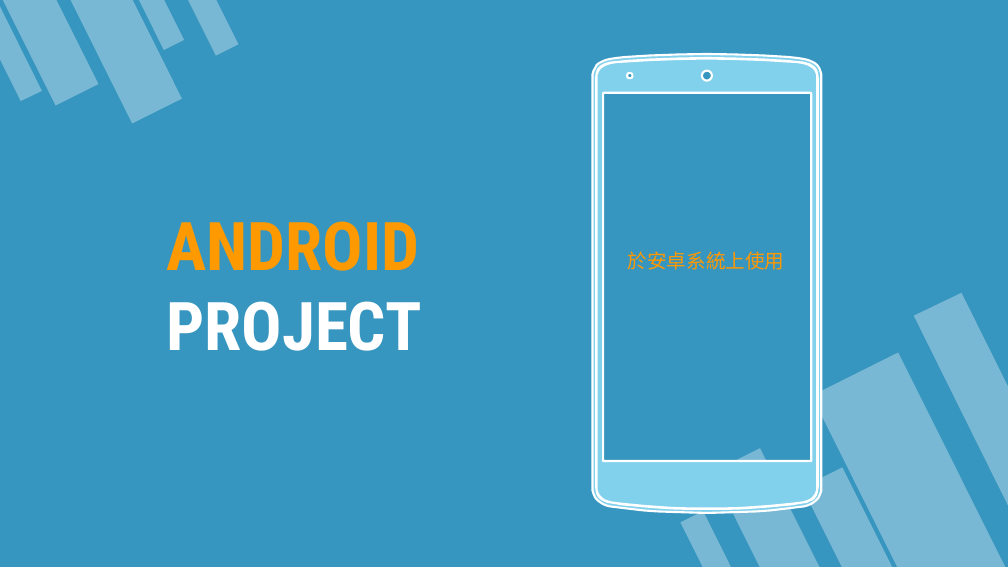
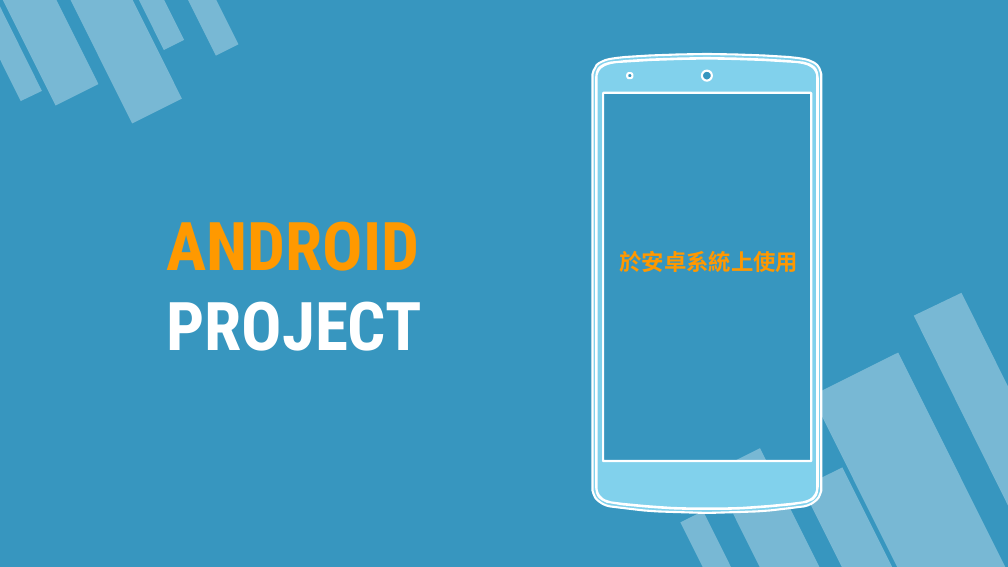
Before and after one commit to 3mtpeak/---1125, a slide deck: slide 12 of 黑克松簡報.pptx. Drawn at 1008x567 pixels with LibreOffice and Linux fonts; fonts in the diff are those of the drawing. Boxes give left, top, right and bottom in pixels: in the first picture for what was removed or moved away, otherwise in the second. Text is boxed around its words. In the diff, an @@ line names an element or a change of style, - is before the commit and + after.

```diff
--- a/黑克松簡報.pptx
+++ b/黑克松簡報.pptx
@@ text "於安卓系統上使用": place and size @@
-text "於安卓系統上使用" at <box>627,251,784,270</box>
+text "於安卓系統上使用" at <box>620,251,799,272</box>
@@ text "於安卓系統上使用" at <box>620,251,799,272</box>: size 14 to 16 pt, bold on @@
```
Also in this commit, not shown: 7 other slides changed.
